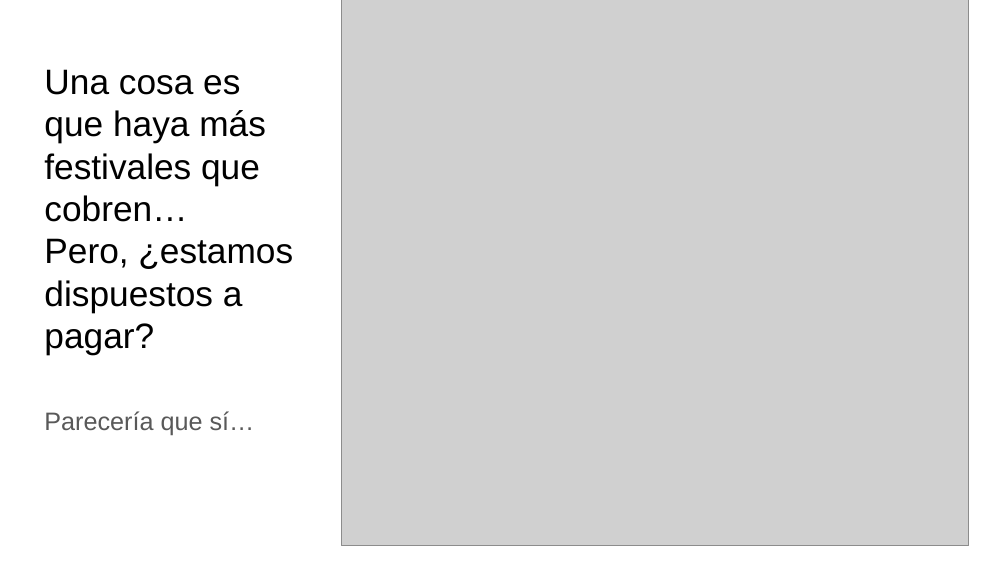
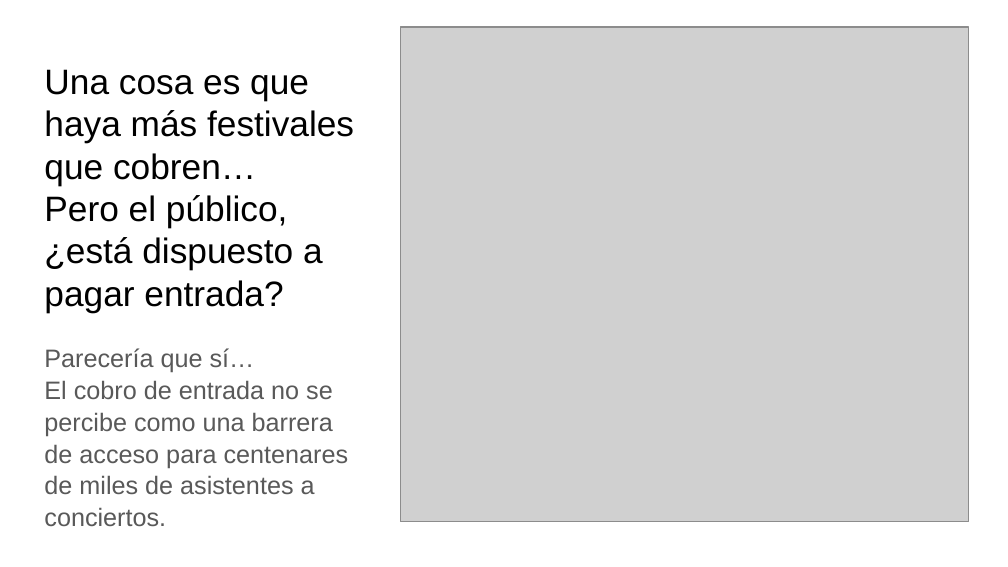
Before and after one commit to marosor/Festivales_Bcn, a slide deck: slide 15 of SRC/Presentacion_Como_cuanto_festivalea_Barcelona.pptx (slide 10 before the commit). Drawn at 1008x567 pixels with LibreOffice and Linux fonts; fonts in the diff are those of the drawing; grey boxes stand for pictures. Boxes give left, top, right and bottom in pixels: in the first picture for what was removed or moved away, otherwise in the second. Text is boxed around its words. In the diff, an @@ line names an element or a change of style, - is before the commit and + after.

```diff
--- a/SRC/Presentacion_Como_cuanto_festivalea_Barcelona.pptx
+++ b/SRC/Presentacion_Como_cuanto_festivalea_Barcelona.pptx
@@ picture: place and size @@
-picture at box(342, 0, 969, 546)
+picture at box(400, 27, 969, 522)
@@ title at box(44, 195, 323, 312): text changed @@
-Pero, ¿estamos dispuestos a pagar?
+Pero el público, ¿está dispuesto a pagar entrada?
@@ text added at box(44, 348, 349, 526), 18 pt, text #595959 @@
+Parecería que sí…
+El cobro de entrada no se percibe como una barrera de acceso para centenares de miles de asistentes a conciertos.
@@ text removed at box(44, 411, 255, 435) @@
-Parecería que sí…
```
Also in this commit, not shown: 12 other slides changed, 6 slides added.
